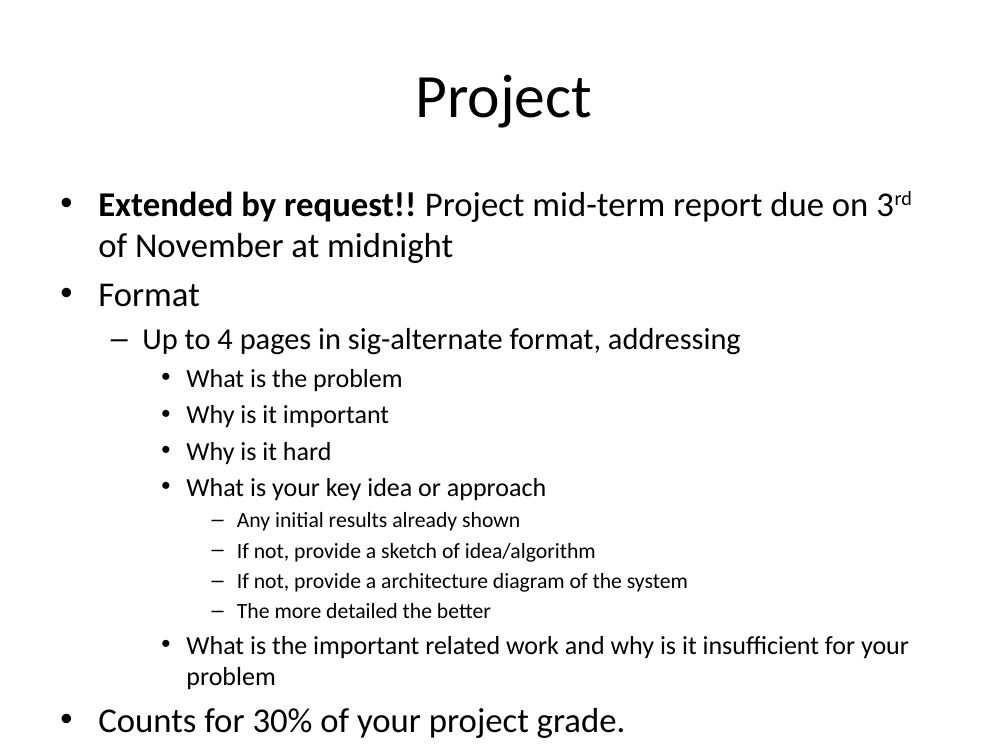
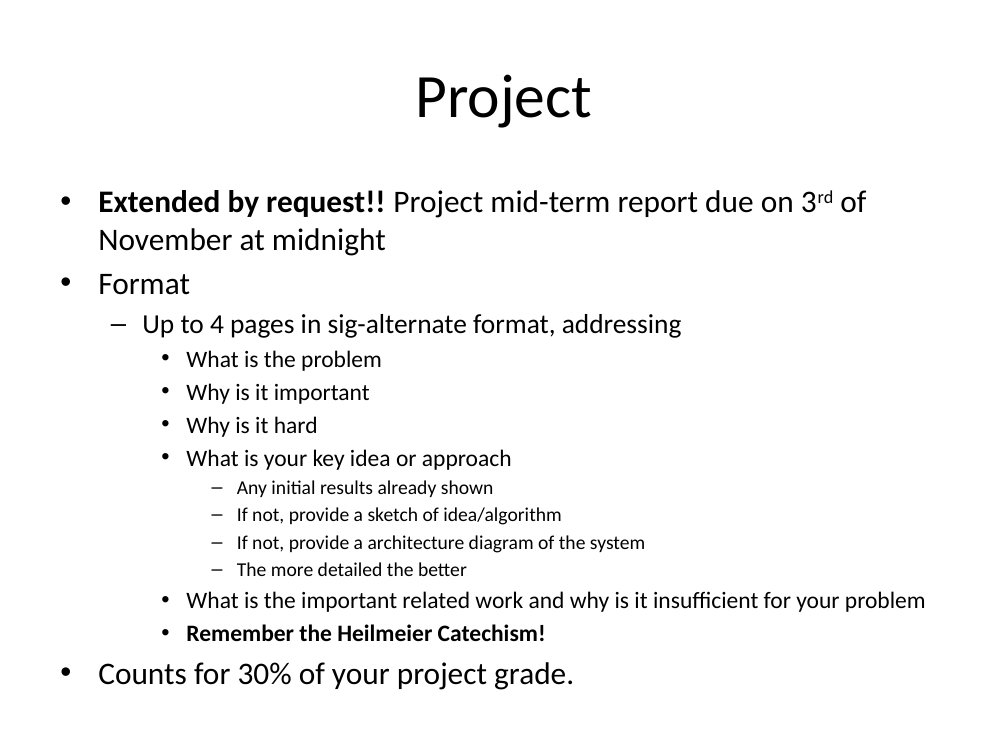
Before and after one commit to aadorian/cs598.github.io, a slide deck: slide 1 of slides/discussion-midterm.pptx. Drawn at 1008x756 pixels with LibreOffice and Linux fonts; fonts in the diff are those of the drawing. Boxes give left, top, right and bottom in pixels: in the first picture for what was removed or moved away, otherwise in the second. Text is boxed around its words. In the diff, an @@ line names an element or a change of style, - is before the commit and + after.

Commit message:
midterm

```diff
--- a/slides/discussion-midterm.pptx
+++ b/slides/discussion-midterm.pptx
@@ text at bbox=[98, 190, 926, 690]: size 24.8 to 22.4 pt in "Extended by request!! Project mid-term report due ...", "Format", "Counts for 30% of your project grade."; size 21.7 to 19.6 pt in "Up to 4 pages in sig-alternate format, ..."; size 18.6 to 16.8 pt in "What is the problem", "Why is it important", "Why is it hard", "What is your key idea or approach" and 1 more places; size 15.5 to 14 pt in "Any initial results already shown", "If not, provide a sketch of idea/algorithm", "If not, provide a architecture diagram of ...", "The more detailed the better" @@
@@ text at bbox=[186, 624, 546, 641]: paragraph added @@
+    • Remember the Heilmeier Catechism!
```
